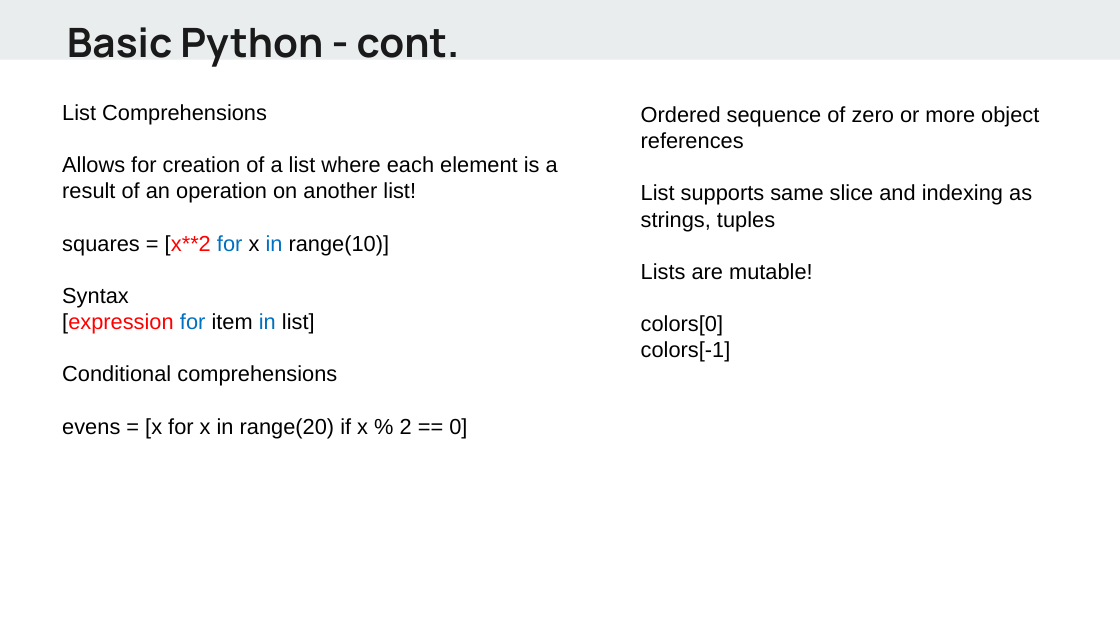
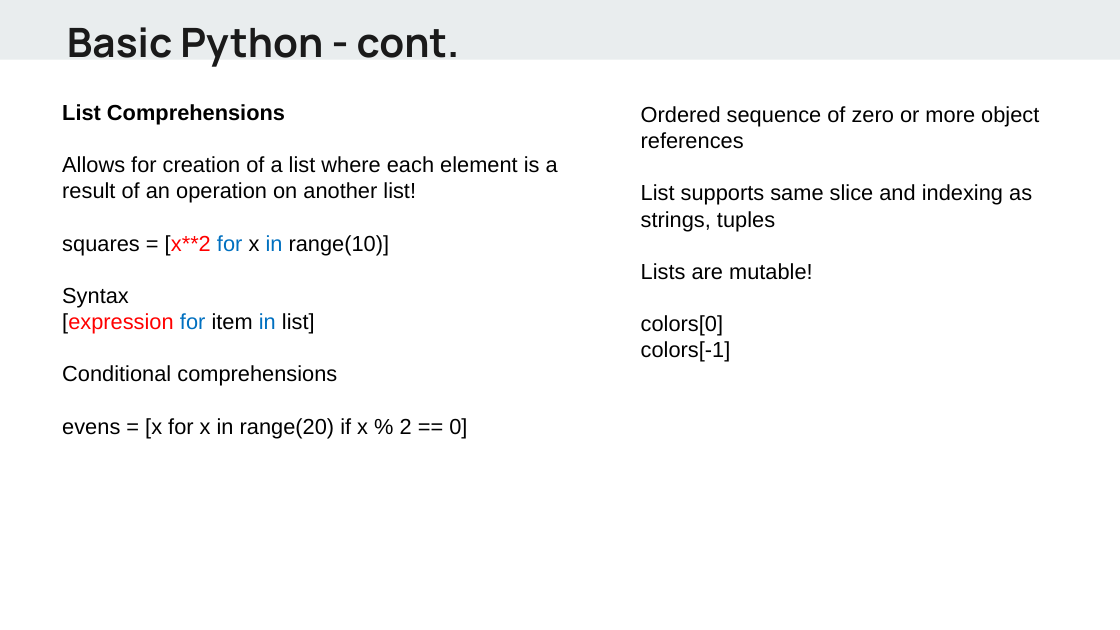
Before and after one commit to alif0/hello_world, a slide deck: slide 18 of lectures/Python - day1.pptx. Drawn at 1120x630 pixels with LibreOffice and Linux fonts; fonts in the diff are those of the drawing. Boxes give left, top, right and bottom in pixels: in the first picture for what was removed or moved away, otherwise in the second. Text is boxed around its words. In the diff, an @@ line names an element or a change of style, - is before the commit and + after.

Commit message:
updated decK

```diff
--- a/lectures/Python - day1.pptx
+++ b/lectures/Python - day1.pptx
@@ text at (62, 104, 285, 125): bold on in "List Comprehensions" @@
```
Also in this commit, not shown: 1 other slide changed, 7 slides added.
